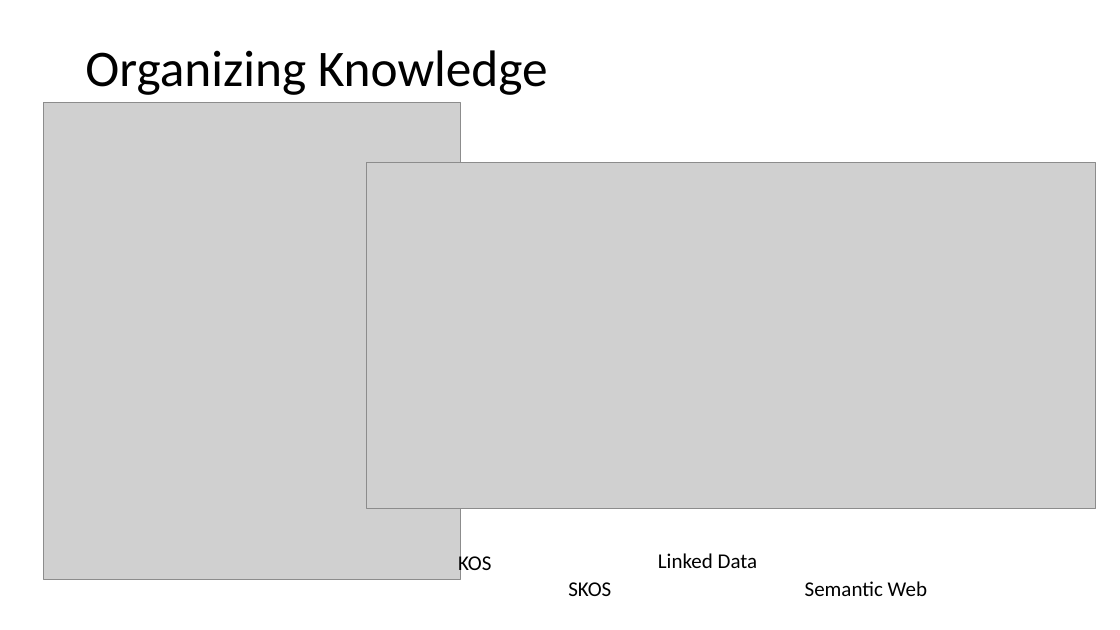
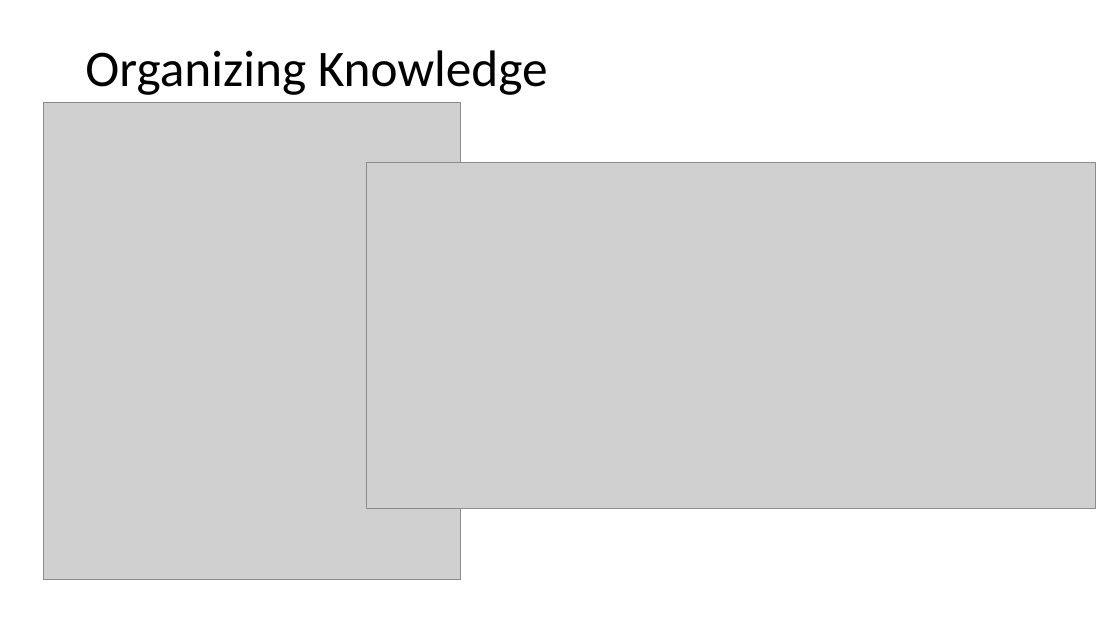
Before and after one commit to ganesheth/learning-semantic-web, a slide deck: slide 16 of Semantic Web.pptx. Drawn at 1120x630 pixels with LibreOffice and Linux fonts; fonts in the diff are those of the drawing; grey boxes stand for pictures. Boxes give left, top, right and bottom in pixels: in the first picture for what was removed or moved away, otherwise in the second. Text is boxed around its words. In the diff, an @@ line names an element or a change of style, - is before the commit and + after.

```diff
--- a/Semantic Web.pptx
+++ b/Semantic Web.pptx
@@ text removed at box(458, 553, 491, 577) @@
-KOS
@@ text removed at box(658, 553, 758, 568) @@
-Linked Data
@@ text removed at box(568, 582, 611, 596) @@
-SKOS
@@ text removed at box(805, 581, 927, 596) @@
-Semantic Web
```
Also in this commit, not shown: 7 other slides changed.
